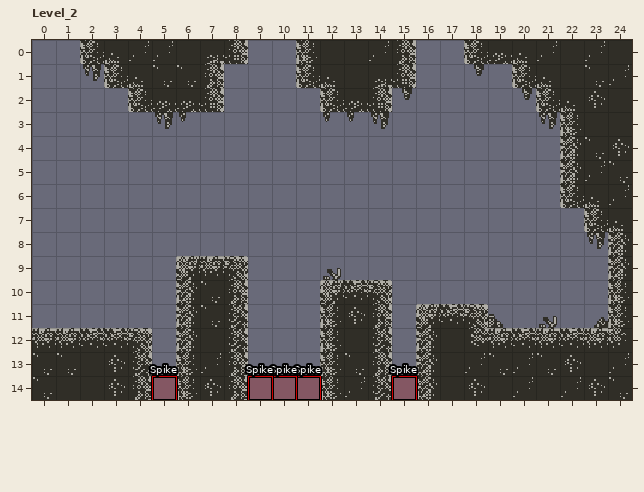
LDtk project: source/levels/world.ldtk. Above, as it was before the edit.
Cells are 16x16 px. Shown: Level_2 x 0..24, y 0..14. The commit also changed other parts of the map, which this record leaves out.
The result:
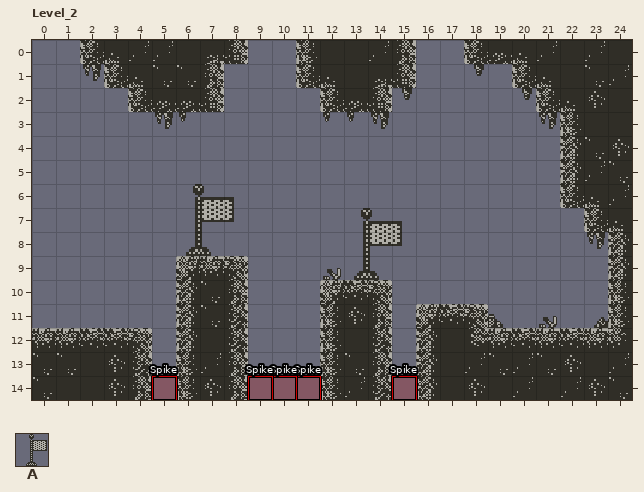
Key: from "Checkpoint": A 0.
Objects are placed by their top-left corner, in cells (3,4 is the top-left corner of cell 3,4); size is 1x1 cell unless given.
Commit message: New Checkpoint System Added
From old to new:
Layer "Entities":
A new object: A "Checkpoint" at 12,7 size 4x3.
A new object: A "Checkpoint" at 5,6 size 4x3.
Changed places in both pictures, as pixel boxes (x1, y1, x2, y2):
added: (186, 184, 234, 256)
added: (354, 208, 402, 280)
